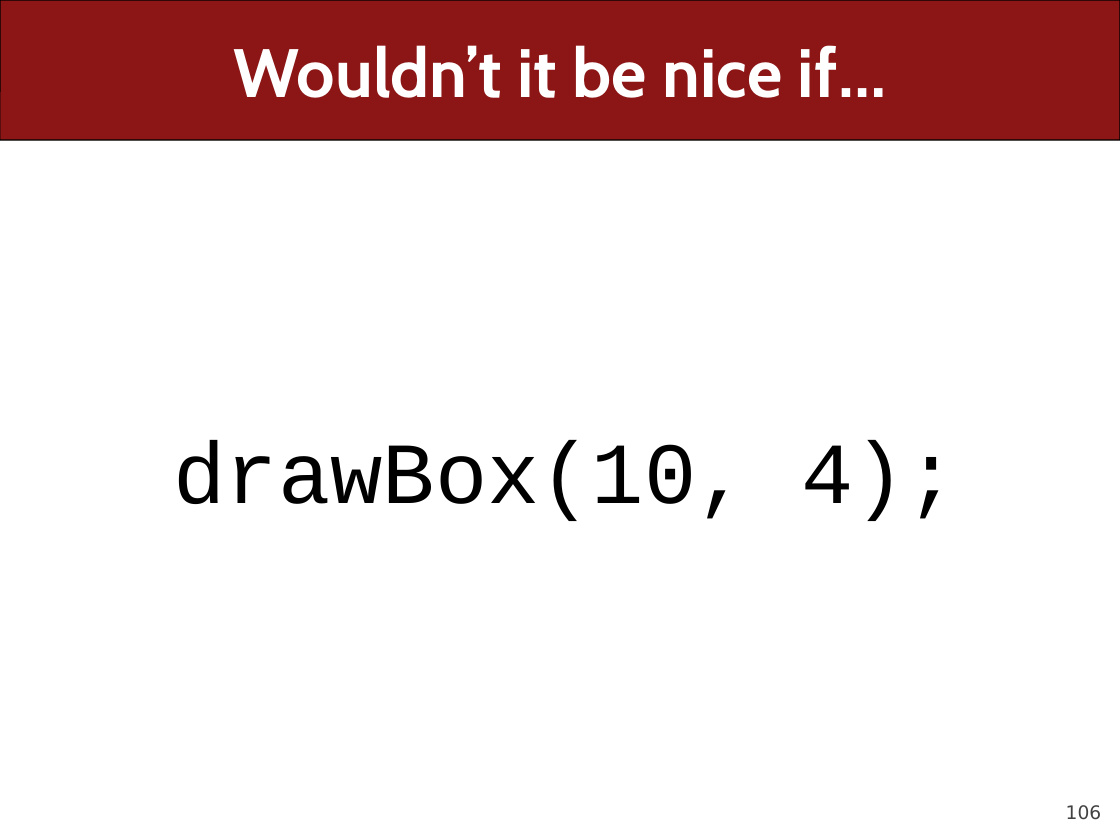
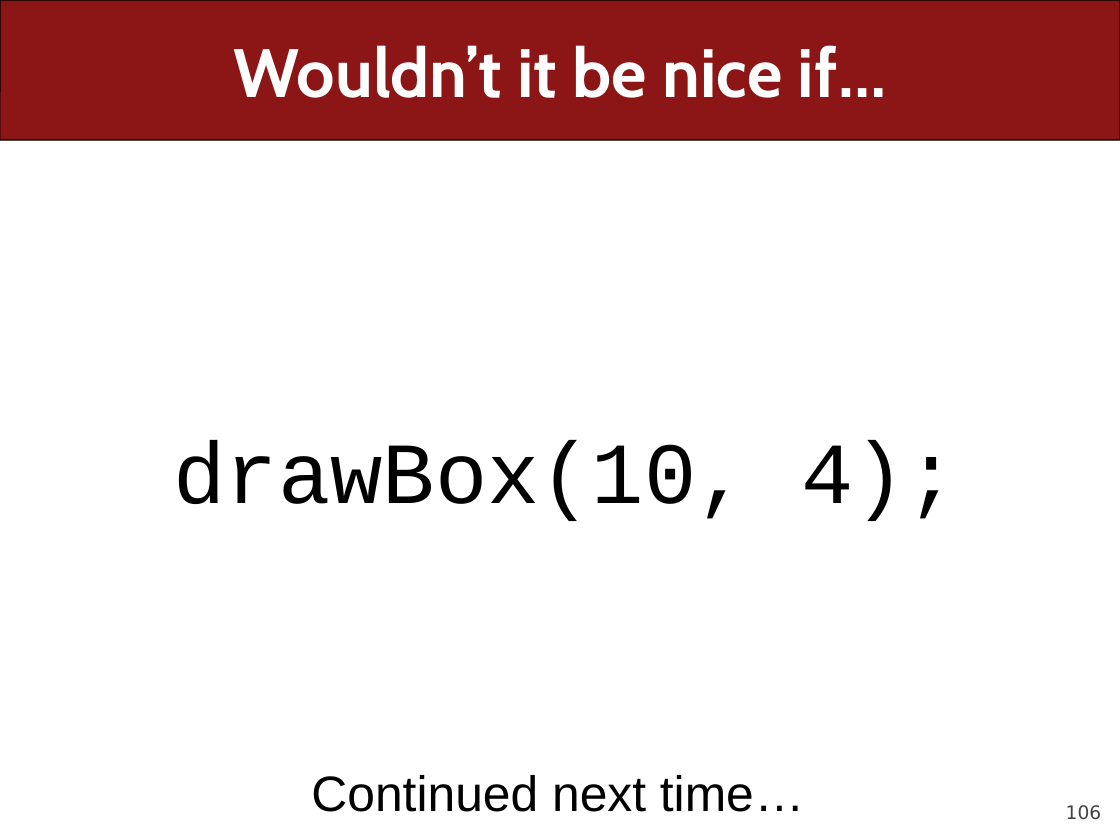
Before and after one commit to ckincaid17/cs106a-summer-2018, a slide deck: slide 106 of WWW/lectures/Lecture6/Lecture6.pptx. Drawn at 1120x840 pixels with LibreOffice and Linux fonts; fonts in the diff are those of the drawing. Boxes give left, top, right and bottom in pixels: in the first picture for what was removed or moved away, otherwise in the second. Text is boxed around its words. In the diff, an @@ line names an element or a change of style, - is before the commit and + after.

```diff
--- a/WWW/lectures/Lecture6/Lecture6.pptx
+++ b/WWW/lectures/Lecture6/Lecture6.pptx
@@ text added at box(311, 775, 805, 812), 32 pt, text #000000 @@
+Continued next time…
```
Also in this commit, not shown: 1 other slide changed, 14 slides removed, 19 other files.
